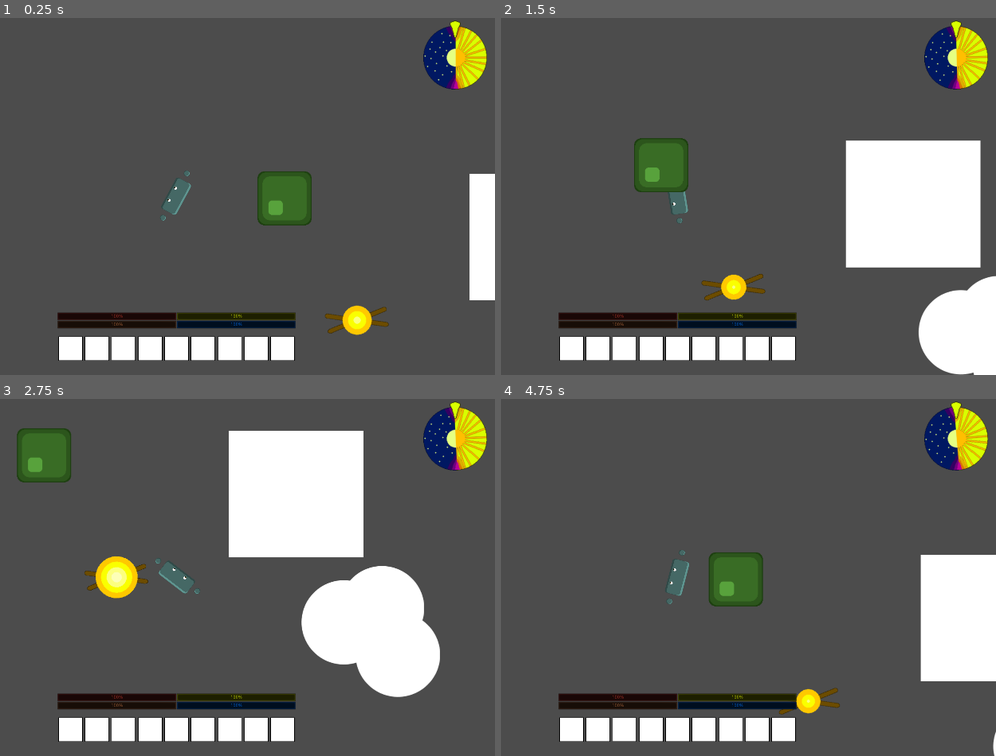
Above: before the commit, frames 1-4 (two rows, left to right).
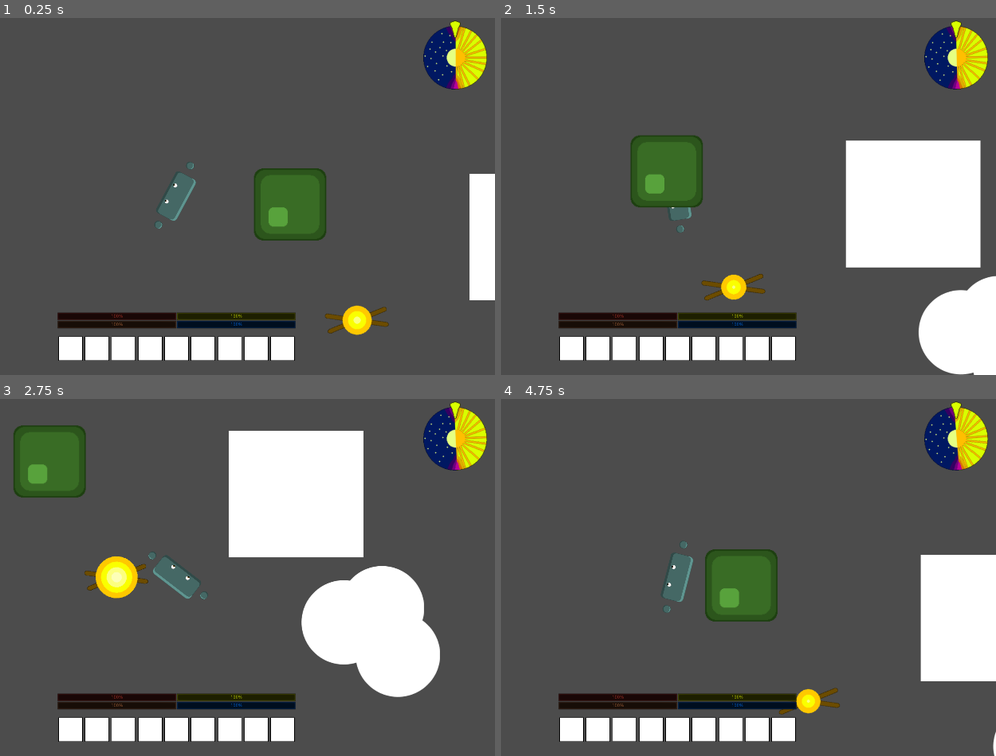
Above: after the commit, the same moments.

Repository: ZacharyLawrence13/HungarioGODOT
Game: Godot game, scene res://Main.tscn
Two runs of this game, one before a commit and one after it. Both use one fixed random seed, a clock stepped at 60 frames per second and the inputs below.
Inputs (mouse positions are in pixels of both pictures, inside the frame that each line leads up to):
- Up to frame 1 (0.25 s): no input
- Up to frame 2 (1.5 s): move the mouse to (817, 178) at 0.52 s; hold Right (ui_right) 0.53-1.28 s; tap Space (ui_select) at 0.77 s; move the mouse to (550, 214) at 1.27 s; hold Down (ui_down) from 1.28 s (still down)
- Up to frame 3 (2.75 s): tap Space (ui_select) at 1.52 s; move the mouse to (242, 498) at 2.02 s; release Down (ui_down) at 2.03 s; hold Right (ui_right) from 2.03 s (still down)
- Up to frame 4 (4.75 s): move the mouse to (644, 648) at 2.77 s; release Right (ui_right) at 2.78 s; hold Up (ui_up) 2.78-3.53 s; tap Space (ui_select) at 3.02, 3.77, 4.52 s; move the mouse to (867, 631) at 3.52 s; hold Left (ui_left) from 3.53 s (still down); move the mouse to (outside the picture) at 4.27 s

The runs differ from the first frame. In frame 1, 1.9% of the frame differs, in the area x 31-66%, y 40-63%; in frame 2, 1.7%; in frame 3, 1.9%; in frame 4, 2.0%, in the area x 32-56%, y 39-63%.

Commit message:
Stuff

Diff:
--- a/Main.tscn
+++ b/Main.tscn
@@ -31,11 +31,6 @@
 
 [node name="Player" parent="." index="3" instance=ExtResource( 5 )]
 
-scale = Vector2( 0.75, 0.75 )
-food = 100
-heat = 100
-water = 100
-
 [node name="HUD" parent="." index="4" instance=ExtResource( 6 )]
 
 [node name="DayTimer" type="Timer" parent="." index="5"]
@@ -47,26 +42,6 @@
 
 [node name="Tree1" parent="." index="6" instance=ExtResource( 7 )]
 
-position = Vector2( 425.643, 105.485 )
-
-[connection signal="area_entered" from="Player" to="." method="_on_Player_area_entered"]
-
-[connection signal="area_exited" from="Player" to="." method="_on_Player_area_exited"]
-
-[connection signal="food_minus" from="Player" to="." method="_on_Player_food_minus"]
-
-[connection signal="food_plus" from="Player" to="." method="_on_Player_food_plus"]
-
-[connection signal="health_minus" from="Player" to="." method="_on_Player_health_minus"]
-
-[connection signal="health_plus" from="Player" to="." method="_on_Player_health_plus"]
-
-[connection signal="heat_minus" from="Player" to="." method="_on_Player_heat_minus"]
-
-[connection signal="heat_plus" from="Player" to="." method="_on_Player_heat_plus"]
-
-[connection signal="water_minus" from="Player" to="." method="_on_Player_water_minus"]
-
-[connection signal="water_plus" from="Player" to="." method="_on_Player_water_plus"]
+position = Vector2( 442.299, 123.992 )
 
 [connection signal="timeout" from="DayTimer" to="." method="_on_DayTimer_timeout"]
--- a/Player.tscn
+++ b/Player.tscn
@@ -57,7 +57,6 @@
 ]]
 
 position = Vector2( 100, 100 )
-scale = Vector2( 0.2, 0.2 )
 input_pickable = true
 gravity_vec = Vector2( 0, 1 )
 gravity = 98.0
@@ -70,13 +69,13 @@
 speed = 500
 health = 100
 health_max = 100
-food = 2
+food = 100
 food_max = 100
 food_damage = 5
-heat = 2
+heat = 100
 heat_max = 100
 heat_damage = 5
-water = 2
+water = 100
 water_max = 100
 water_damage = 5
 stone = 0
@@ -86,7 +85,7 @@
 
 frames = SubResource( 1 )
 animation = "idle"
-frame = 11
+frame = 10
 playing = true
 
 [node name="CollisionShape2D" type="CollisionShape2D" parent="." index="1"]
@@ -122,7 +121,7 @@
 [node name="HungerTimer" type="Timer" parent="." index="3"]
 
 process_mode = 1
-wait_time = 10.0
+wait_time = 8.0
 one_shot = false
 autostart = true
 
@@ -136,7 +135,7 @@
 [node name="HeatTimer" type="Timer" parent="." index="5"]
 
 process_mode = 1
-wait_time = 6.0
+wait_time = 5.0
 one_shot = false
 autostart = true
 
@@ -150,7 +149,7 @@
 [node name="WaterTimer" type="Timer" parent="." index="7"]
 
 process_mode = 1
-wait_time = 5.0
+wait_time = 3.0
 one_shot = false
 autostart = true
 
--- a/Tree1.tscn
+++ b/Tree1.tscn
@@ -5,19 +5,22 @@
 [sub_resource type="RectangleShape2D" id=1]
 
 custom_solver_bias = 0.0
-extents = Vector2( 34.8164, 34.87 )
+extents = Vector2( 32.4213, 34.8701 )
 
-[node name="Tree1" type="Area2D"]
+[node name="Tree1" type="StaticBody2D"]
 
-scale = Vector2( 1.5, 1.5 )
-input_pickable = true
-gravity_vec = Vector2( 0, 1 )
-gravity = 98.0
-linear_damp = 0.1
-angular_damp = 1.0
-audio_bus_override = false
-audio_bus_name = "Master"
-_sections_unfolded = [ "Transform" ]
+scale = Vector2( 2, 2 )
+input_pickable = false
+collision_layer = 1
+collision_mask = 1
+constant_linear_velocity = Vector2( 0, 0 )
+constant_angular_velocity = 0.0
+friction = 1.0
+bounce = 0.1
+_sections_unfolded = [ "Collision", "Transform" ]
+__meta__ = {
+"_edit_group_": true
+}
 
 [node name="Sprite" type="Sprite" parent="." index="0"]
 
@@ -26,3 +29,4 @@
 [node name="CollisionShape2D" type="CollisionShape2D" parent="." index="1"]
 
 shape = SubResource( 1 )
+_sections_unfolded = [ "Transform" ]
